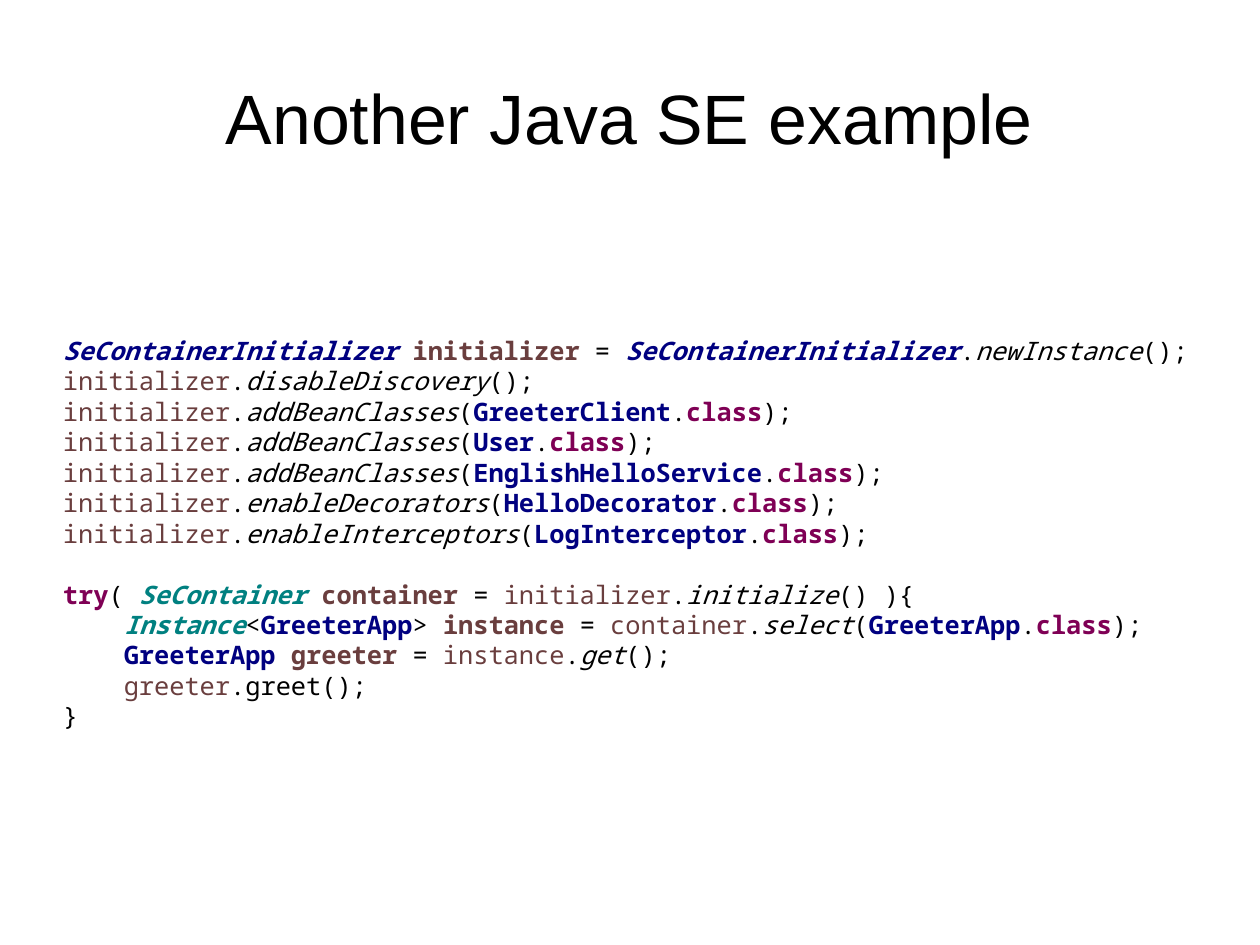
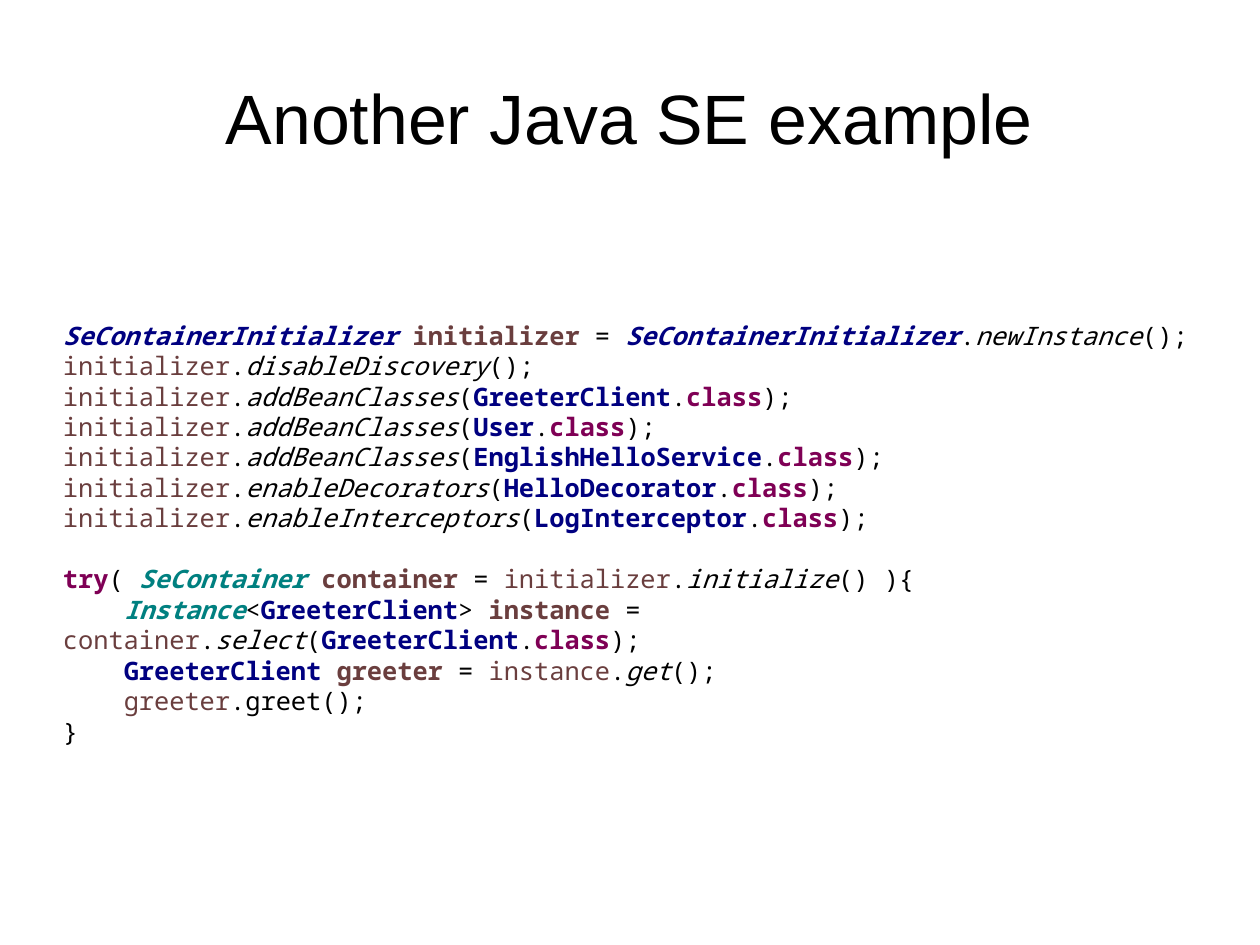
Before and after one commit to FrigoCoder/CDI, a slide deck: slide 17 of CDI.odp. Drawn at 1260x945 pixels with LibreOffice and Linux fonts; fonts in the diff are those of the drawing. Boxes give left, top, right and bottom in pixels: in the first picture for what was removed or moved away, otherwise in the second. Text is boxed around its words. In the diff, an @@ line names an element or a change of style, - is before the commit and + after.

```diff
--- a/CDI.odp
+++ b/CDI.odp
@@ text at [63, 599, 671, 687]: text changed; text colour #6A3E3E to #000080 @@
-Instance<GreeterApp> instance = container.select(GreeterApp.class);
-GreeterApp greeter = instance.get();
+Instance<GreeterClient> instance = container.select(GreeterClient.class);
+GreeterClient greeter = instance.get();
```
Also in this commit, not shown: 2 other slides changed, 1 slide added.
